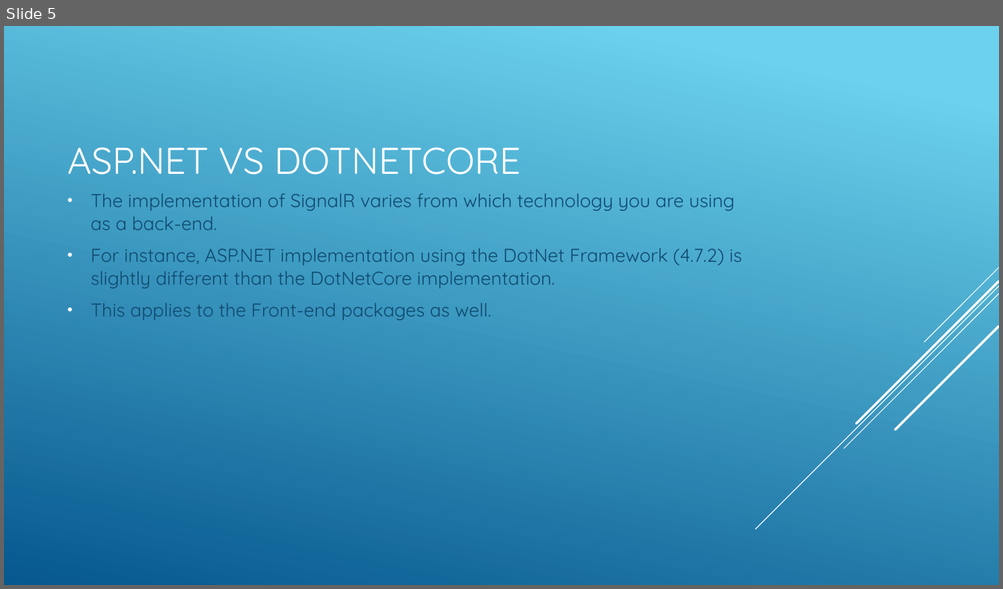
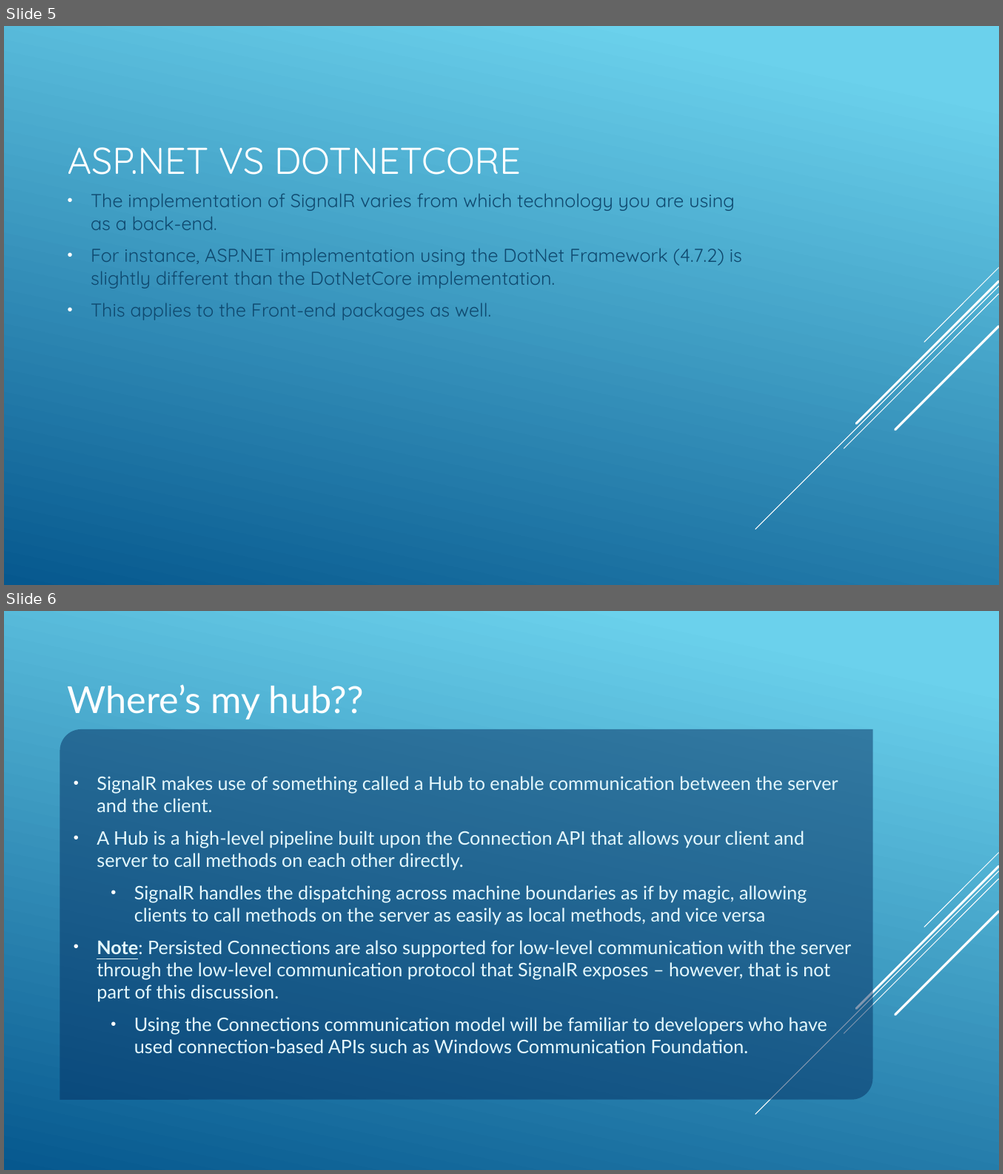
Before and after one commit to JAspeling/SignalR, a slide deck: SignalR.pptx. Shown one above the other, each under a label of ours: slide 5 before the commit, slides 5 and 6 after it. The pictures are 1003x589 and 1003x1174 pixels, drawn with LibreOffice and Linux fonts; fonts in the diff are those of the drawing. Boxes give left, top, right and bottom in pixels: in the first picture for what was removed or moved away, otherwise in the second. Text is boxed around its words. In the diff, an @@ line names an element or a change of style, - is before the commit and + after.

```diff
--- a/SignalR.pptx
+++ b/SignalR.pptx
@@ slide 6 added at (4, 611, 999, 1170), background gradient #6ED2EB to #06588E; not listed: 5 template elements that a slide beside it also shows @@
@@ title added at (68, 684, 364, 720), 36 pt, text #FFFFFF @@
+Where’s my hub??
@@ text added at (60, 729, 873, 1100), fill #052F61 at 50% opacity, 18 pt, text #E4F8FD @@
+• SignalR makes use of something called a Hub to enable communication between the server and the client.
+• A Hub is a high-level pipeline built upon the Connection API that allows your client and server to call methods on each other directly.
+  • SignalR handles the dispatching across machine boundaries as if by magic, allowing clients to call methods on the server as easily as local methods, and vice versa
+• Note: Persisted Connections are also supported for low-level communication with the server through the low-level communication protocol that SignalR exposes – however, that is not part of this discussion.
+  • Using the Connections communication model will be familiar to developers who have used connection-based APIs such as Windows Communication Foundation.
```
Also in this commit, not shown: 2 slides changed, 7 other slides added, 2 slides removed, 7 other files.
